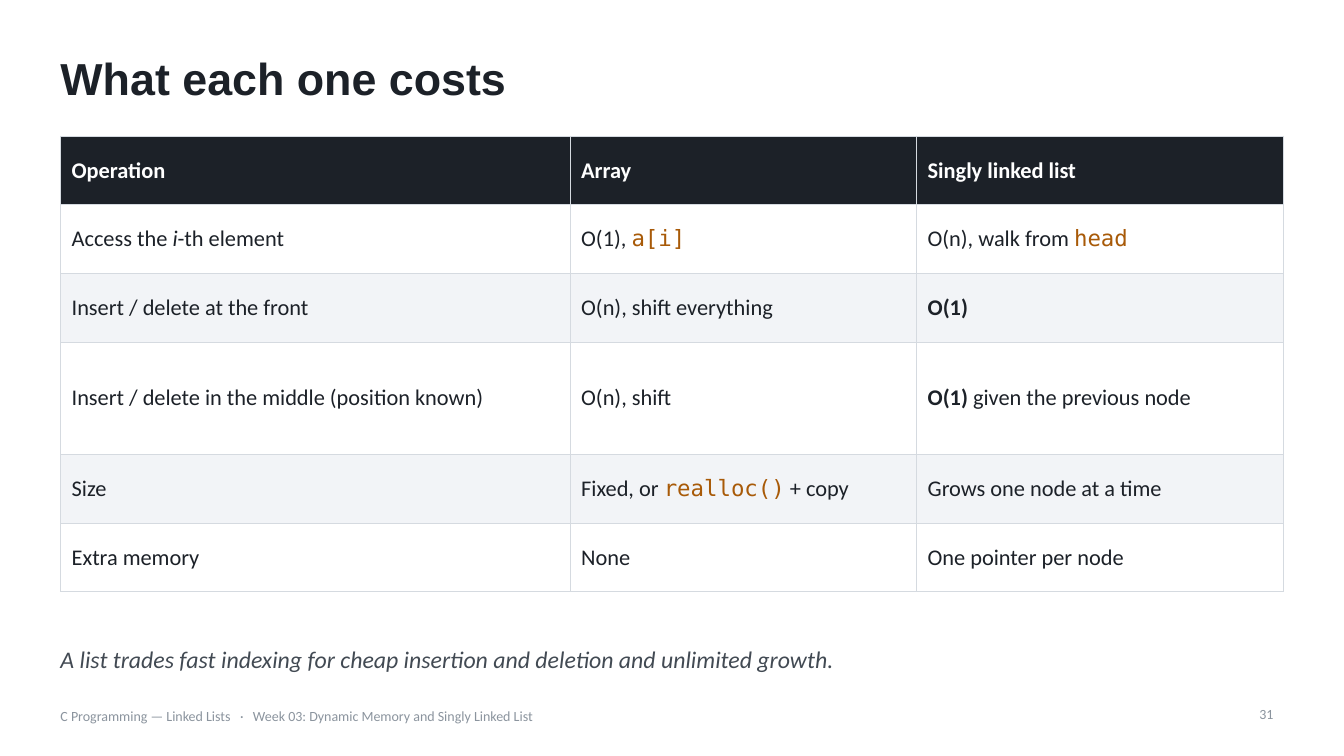
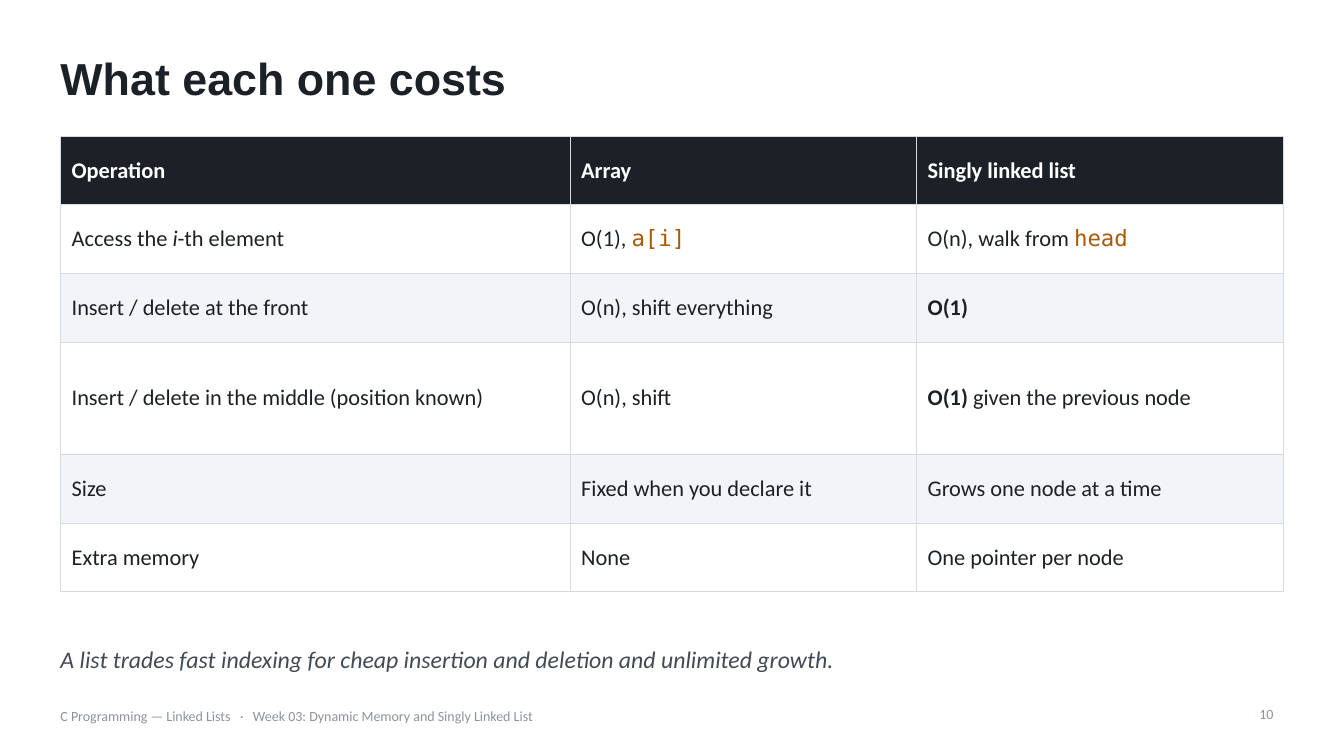
Before and after one commit to seehwan/2026-swcoding, a slide deck: slide 10 of lectures/week03-linked-list/week03-part1-slides.pptx (slide 31 before the commit). Drawn at 1344x756 pixels with LibreOffice and Linux fonts; fonts in the diff are those of the drawing. Boxes give left, top, right and bottom in pixels: in the first picture for what was removed or moved away, otherwise in the second. Text is boxed around its words. In the diff, an @@ line names an element or a change of style, - is before the commit and + after.

```diff
--- a/lectures/week03-linked-list/week03-part1-slides.pptx
+++ b/lectures/week03-linked-list/week03-part1-slides.pptx
@@ table at (60,136,1285,573) @@
-row 5, column 2: Fixed, or realloc() + copy
+row 5, column 2: Fixed when you declare it
@@ page number at (1259,710,1273,719): text changed @@
-31
+10
```
Also in this commit, not shown: 10 other slides changed, 1 slide added, 3 slides removed, 3 other files.
